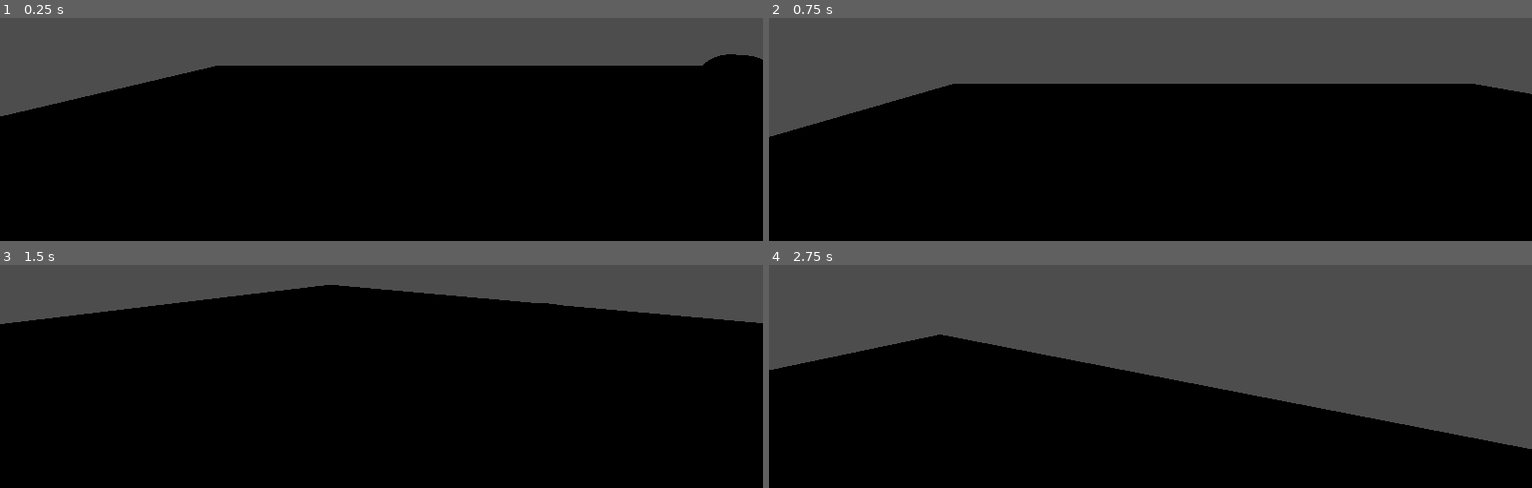
Above: before the commit, frames 1-4 (two rows, left to right).
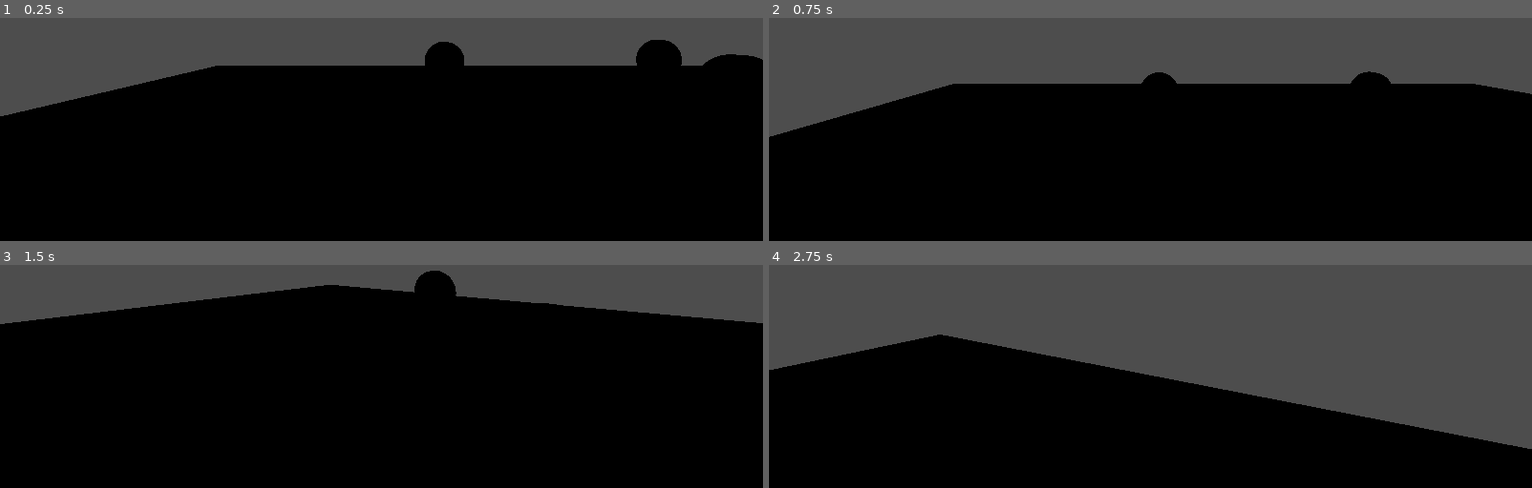
Above: after the commit, the same moments.

Repository: Summersspark1750/Games4900-010-Assignment2
Game: Godot game, scene res://scenes/main scene.tscn
Two runs of this game, one before a commit and one after it. Both use one fixed random seed, a clock stepped at 60 frames per second and the inputs below.
Inputs (mouse positions are in pixels of both pictures, inside the frame that each line leads up to):
- Up to frame 1 (0.25 s): no input
- Up to frame 2 (0.75 s): tap Enter (ui_accept) at 0.5 s; move the mouse to (outside the picture) at 0.52 s; hold Right (ui_right) from 0.53 s (still down); click (outside the picture) at 0.67 s
- Up to frame 3 (1.5 s): tap Enter (ui_accept) at 0.77 s; move the mouse to (343, 276) at 1.27 s; release Right (ui_right) at 1.28 s; hold Up (ui_up) from 1.28 s (still down)
- Up to frame 4 (2.75 s): keep holding Up (ui_up); tap Enter (ui_accept) at 1.52 s; move the mouse to (1165, 267) at 2.02 s

The runs differ from the first frame. In frame 1, 1.1% of the frame differs, in the area x 55-90%, y 9-22%; in frame 2, 0.4%; in frame 3, 0.5%; in frame 4, nothing differs.

Commit message:
update all files

Diff:
--- a/Godot/scenes/main scene.tscn
+++ b/Godot/scenes/main scene.tscn
@@ -26,10 +26,16 @@
 transform = Transform3D(1, 0, 0, 0, 1, 0, 0, 0, 1, -4.241166, 0, 3.3312912)
 
 [node name="Coins2" parent="." unique_id=1465384247 instance=ExtResource("3_k0ot2")]
-transform = Transform3D(1, 0, 0, 0, 1, 0, 0, 0, 1, 2.6042666, 0.94408894, 0)
+transform = Transform3D(1, 0, 0, 0, 1, 0, 0, 0, 1, 2.604166, 0.94408894, -3.565473)
+
+[node name="Coins5" parent="." unique_id=1912229673 instance=ExtResource("3_k0ot2")]
+transform = Transform3D(1, 0, 0, 0, 1, 0, 0, 0, 1, -2.6148663, 0.87901473, -3.8934696)
 
 [node name="Coins3" parent="." unique_id=1874962799 instance=ExtResource("3_k0ot2")]
-transform = Transform3D(1, 0, 0, 0, 1, 0, 0, 0, 1, 4.979041, 0.94408894, 0)
+transform = Transform3D(1, 0, 0, 0, 1, 0, 0, 0, 1, 4.979041, 0.94408894, 2.6136544)
 
-[node name="Coins" parent="." unique_id=1912229673 instance=ExtResource("3_k0ot2")]
+[node name="Coins4" parent="." unique_id=1855951606 instance=ExtResource("3_k0ot2")]
+transform = Transform3D(1, 0, 0, 0, 1, 0, 0, 0, 1, 7.428851, 2.6028795, 0)
+
+[node name="Coins" parent="." unique_id=1995060927 instance=ExtResource("3_k0ot2")]
 transform = Transform3D(1, 0, 0, 0, 1, 0, 0, 0, 1, 0, 0.92552805, 0)
Not shown, added: Unreal/Assignment03/.gitignore
Not shown, added: Unreal/Assignment03/Assignment03.uproject
Not shown, added: Unreal/Assignment03/Config/DefaultEditor.ini
Not shown, added: Unreal/Assignment03/Config/DefaultEditorPerProjectUserSettings.ini
Not shown, added: Unreal/Assignment03/Config/DefaultEngine.ini
Not shown, added: Unreal/Assignment03/Config/DefaultGame.ini
Not shown, added: Unreal/Assignment03/Config/DefaultInput.ini
Not shown, added: Unreal/Assignment03/Content/BP/bp_coin.uasset
Not shown, added: Unreal/Assignment03/Content/Characters/Mannequins/Anims/Death/MM_Death_Back_01.uasset
Not shown, added: Unreal/Assignment03/Content/Characters/Mannequins/Anims/Death/MM_Death_Front_01.uasset
Not shown, added: Unreal/Assignment03/Content/Characters/Mannequins/Anims/Death/MM_Death_Front_02.uasset
Not shown, added: Unreal/Assignment03/Content/Characters/Mannequins/Anims/Death/MM_Death_Front_03.uasset
(and 188 more such lines)
